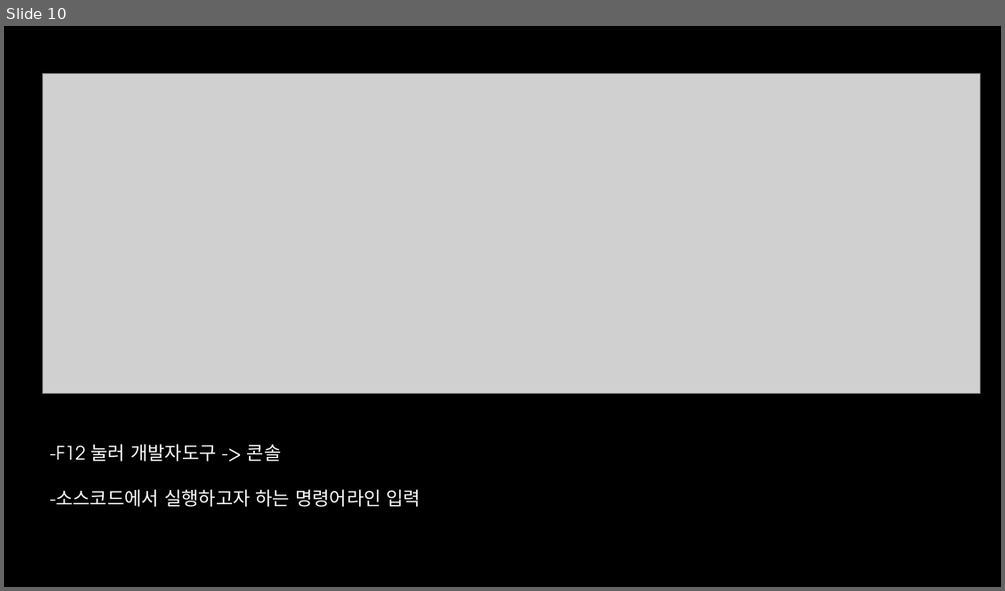
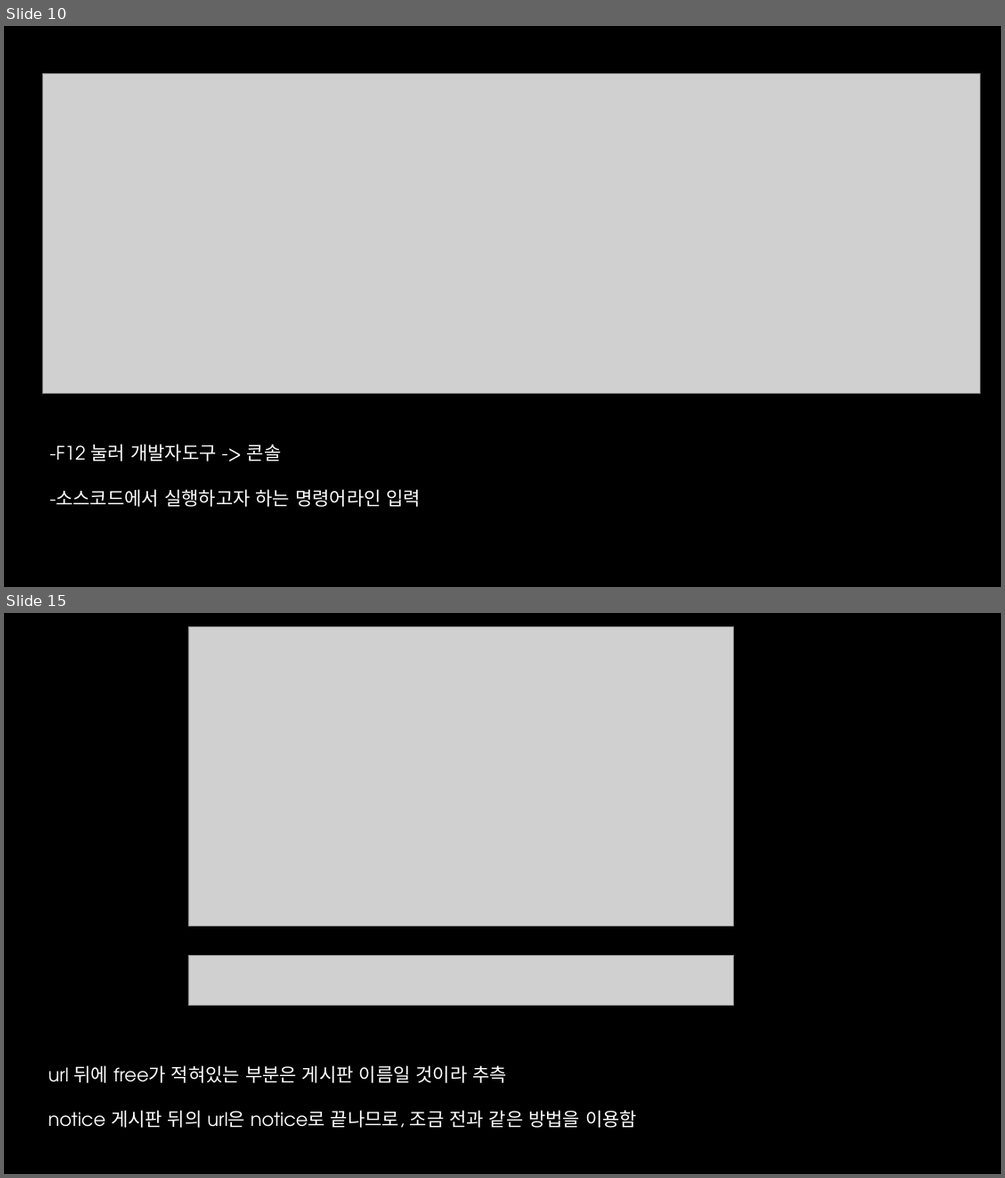
Before and after one commit to TAEKnical/Presentation-material-, a slide deck: 모두의보안 suninatas web.pptx. Shown one above the other, each under a label of ours: slide 10 before the commit, slides 10 and 15 after it; the slides between them are not shown. The pictures are 1005x591 and 1005x1178 pixels, drawn with LibreOffice and Linux fonts; fonts in the diff are those of the drawing; grey boxes stand for pictures; background and template pictures are left out. Boxes give left, top, right and bottom in pixels: in the first picture for what was removed or moved away, otherwise in the second. Text is boxed around its words. In the diff, an @@ line names an element or a change of style, - is before the commit and + after.

```diff
--- a/모두의보안 suninatas web.pptx
+++ b/모두의보안 suninatas web.pptx
@@ slide 15 added at [4, 613, 1001, 1174], background picture (left out) @@
@@ picture added at [188, 626, 733, 925] @@
@@ picture added at [188, 955, 733, 1005] @@
@@ text added at [48, 1065, 637, 1127], 18 pt, text #FFFFFF @@
+url 뒤에 free가 적혀있는 부분은 게시판 이름일 것이라 추측
+notice 게시판 뒤의 url은 notice로 끝나므로, 조금 전과 같은 방법을 이용함
```
Also in this commit, not shown: 17 other slides added.
